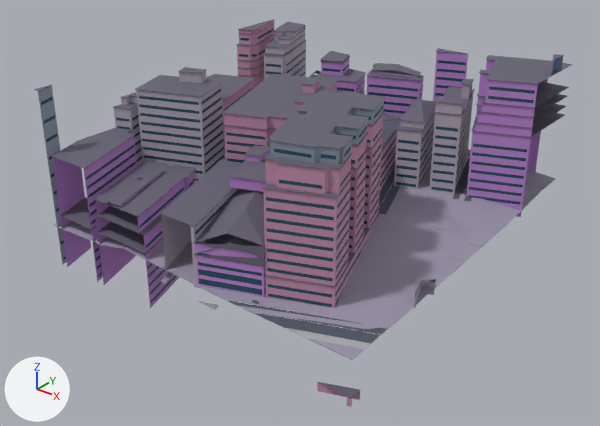
What one commit did to the glTF model public/maps/melbourne/chunks/4_-17.glb.
Before and after are seen from a camera (50 mm lens) standing at (689.2, 1786.4, 139.4) and looking at (536.8, 1977.0, 21.3). The lights are fixed; the arrows at lower left show +X, +Y and +Z. The older version comes first. Where no turn or scale is listed for an object, it has been applied to the vertices. Vertices at exactly the same position are counted once.

Objects in the first picture: 'compiled-chunk'.
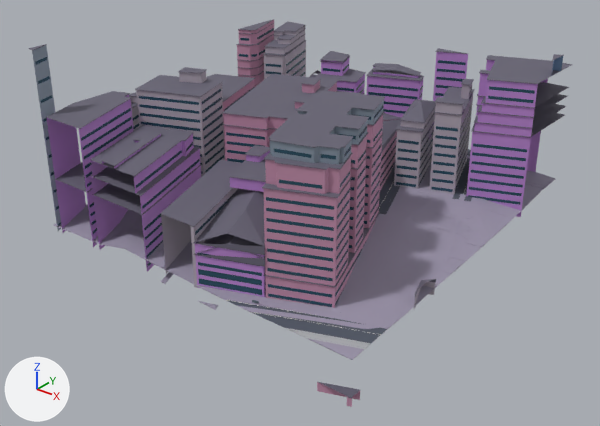
Where the newer file only moved an object's origin or applied its transform, the numbers keep the older frame.

Changed parts and their boxes (x1, y1, x2, y2) in the pictures (600 x 426 px; the box of a moved part takes in the faces that stretch with it):
```json
{"object": "compiled-chunk", "change": "reshaped", "before": [34, 19, 572, 407], "after": [28, 19, 572, 407]}
{"part": 1, "of": "me_mesh_0", "change": "moved or reshaped", "before": [96, 215, 179, 308], "after": [91, 149, 201, 272]}
{"part": 2, "of": "me_mesh_0", "change": "moved or reshaped", "before": [84, 131, 137, 282], "after": [79, 94, 134, 247]}
{"part": 3, "of": "me_mesh_0", "change": "moved or reshaped", "before": [52, 157, 91, 267], "after": [47, 118, 86, 233]}
{"part": 4, "of": "me_mesh_0", "change": "moved or reshaped", "before": [95, 170, 196, 233], "after": [91, 133, 194, 194]}
{"part": 5, "of": "me_mesh_0", "change": "moved or reshaped", "before": [107, 171, 164, 208], "after": [102, 134, 161, 169]}
{"part": 6, "of": "me_mesh_0", "change": "moved or reshaped", "before": [38, 85, 67, 265], "after": [32, 45, 61, 231]}
{"part": 7, "of": "me_mesh_0", "change": "moved or reshaped", "before": [151, 275, 177, 303], "on screen": "not visible afterwards"}
{"part": 8, "of": "me_mesh_0", "change": "moved or reshaped", "before": [150, 282, 162, 295], "after": [147, 240, 163, 258]}
{"part": 9, "of": "me_mesh_0", "change": "moved or reshaped", "before": [149, 269, 165, 287], "after": [146, 232, 163, 249]}
{"part": 10, "of": "me_mesh_0", "change": "moved or reshaped", "before": [148, 266, 159, 277], "after": [145, 222, 162, 240]}
{"part": 11, "of": "me_mesh_0", "change": "moved or reshaped", "before": [148, 263, 153, 269], "after": [144, 214, 161, 231]}
{"part": 12, "of": "me_mesh_0", "change": "moved or reshaped", "before": [34, 85, 196, 260], "after": [28, 44, 202, 226]}
```

The change, as JSON lines over the scene's bpy script:
```json
{"block": "me_mesh_0", "where": "# used by ob_compiled_chunk; location = (534.0, 1985.9, 36.8)"}
{"op": "remove", "block": "me_mesh_0", "code": "me_mesh_0.from_pydata(...)  # 8625 vertices, 9287 faces; spans x -60.0..60.0, y -60.1..60.1, z -33.8..33.8"}
{"op": "add", "block": "me_mesh_0", "code": "me_mesh_0.from_pydata(...)  # 8625 vertices, 9287 faces; spans x -60.0..60.0, y -60.1..60.1, z -33.8..38.9"}
{"block": "me_mesh_0", "change": "me_mesh_0 part 1: the loose piece of 13 vertices spanning x -47.4..-14.7, y -59.9..-22.5, z -33.8..-8.8 is moved by (0.0, 0.0, 12.7)"}
{"block": "me_mesh_0", "change": "me_mesh_0 part 2: the loose piece of 16 vertices spanning x -60.0..-39.6, y -59.9..-28.3, z -33.8..5.7 is moved by (0.0, 0.0, 12.7)"}
{"block": "me_mesh_0", "change": "me_mesh_0 part 3: the loose piece of 7 vertices spanning x -60.0..-55.0, y -59.9..-46.1, z -33.8..5.7 is moved by (0.0, 0.0, 12.7)"}
{"block": "me_mesh_0", "change": "me_mesh_0 part 4: the loose piece of 20 vertices spanning x -46.4..-16.7, y -59.9..-23.8, z -8.8..-3.3 is moved by (0.0, 0.0, 12.7)"}
{"block": "me_mesh_0", "change": "me_mesh_0 part 5: the loose piece of 16 vertices spanning x -39.4..-24.9, y -59.9..-32.9, z -3.3..-2.3 is moved by (0.0, 0.0, 12.7)"}
{"block": "me_mesh_0", "change": "me_mesh_0 part 6: the loose piece of 4 vertices spanning x -60.0..-57.6, y -59.9..-53.2, z -33.8..26.2 is moved by (0.0, 0.0, 12.6)"}
{"block": "me_mesh_0", "change": "me_mesh_0 part 7: the loose piece of 4 vertices spanning x -27.9..-14.9, y -59.3..-23.1, z -32.4..-31.4 is moved by (0.0, 0.0, 12.7)"}
{"block": "me_mesh_0", "change": "me_mesh_0 part 8: the loose piece of 4 vertices spanning x -27.9..-14.9, y -59.3..-23.1, z -29.4..-28.4 is moved by (0.0, 0.0, 12.7)"}
{"block": "me_mesh_0", "change": "me_mesh_0 part 9: the loose piece of 4 vertices spanning x -27.9..-14.9, y -59.3..-23.1, z -26.4..-25.4 is moved by (0.0, 0.0, 12.7)"}
{"block": "me_mesh_0", "change": "me_mesh_0 part 10: the loose piece of 4 vertices spanning x -27.9..-14.9, y -59.3..-23.1, z -23.4..-22.4 is moved by (0.0, 0.0, 12.7)"}
{"block": "me_mesh_0", "change": "me_mesh_0 part 11: the loose piece of 4 vertices spanning x -27.9..-14.9, y -59.3..-23.1, z -20.4..-19.4 is moved by (0.0, 0.0, 12.7)"}
{"block": "me_mesh_0", "change": "me_mesh_0 part 12: 321 of the vertices in x -60.0..-14.4, y -59.9..-22.1, z -32.4..26.3 are moved by (0.0, 0.0, 12.7)"}
{"block": "me_mesh_0", "change": "other edits to the shape of me_mesh_0 do not show in these pictures"}
```
